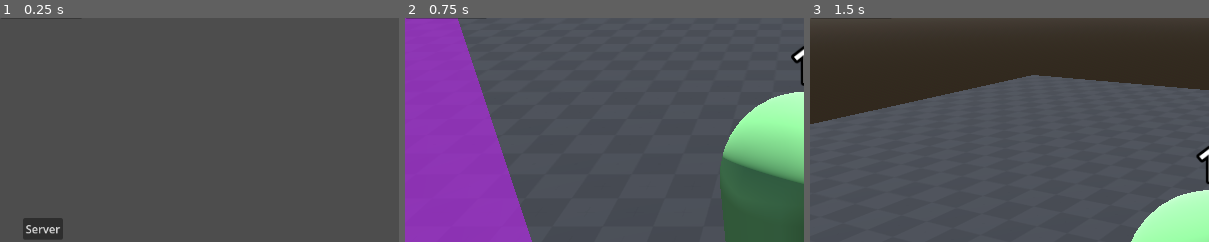
Above: before the commit, frames 1-3 (left to right).
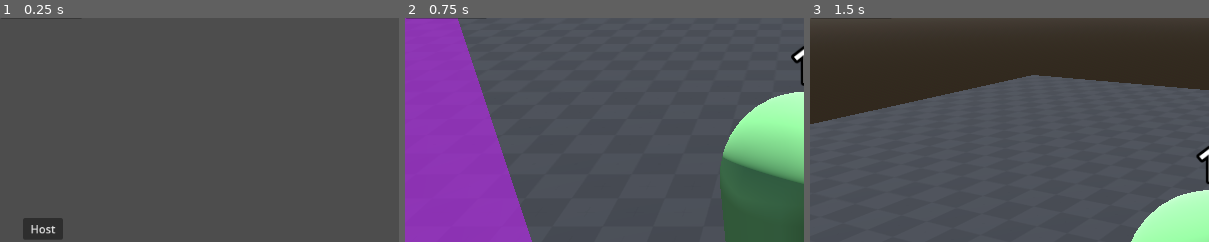
Above: after the commit, the same moments.

Repository: Enarior/alyzera
Game: Godot game, scene res://src/core/main_game/main_game.tscn
The game is run twice, just before and just after one commit, with the same random seed, the same clock (stepped at 60 frames per second) and the same inputs.
Inputs (mouse positions are % of the whole screen's width and height, from its top left):
- Up to frame 1 (0.25 s): no input
- Up to frame 2 (0.75 s): click "Server" (after the commit: "Host") at 0.5 s
- Up to frame 3 (1.5 s): move the mouse to (55, 50) at 1.27 s; hold W (forward) from 1.28 s (still down); hold Shift (run) from 1.28 s (still down)
The pictures show only the part of the screen within x 0-50%, y 17-67%; the shares and areas given below are measured in that part.

The runs differ from the first frame. In frame 1, 0.2% of the frame differs, in the area x 6-16%, y 92-97%; in frame 2, nothing differs; in frame 3, nothing differs.

Commit message:
multi refining ig

Diff:
--- a/src/core/autoload/global.gd
+++ b/src/core/autoload/global.gd
@@ -1,5 +1,14 @@
 extends Node
 
-signal change_level
+#signal change_level
 
-signal init_player
+#signal init_player
+
+var instance_type
+
+func print_with_id(message: String):
+	if OS.has_feature("server"):
+		instance_type = "server"
+	else:
+		instance_type = "client"
+	print(instance_type + " : "  + message)
--- a/src/core/main_game/main_game.gd
+++ b/src/core/main_game/main_game.gd
@@ -28,12 +28,12 @@
 
 	#_init_player()
 
-	_load_level(LEVEL_00_UID, false)
+	#_load_level(LEVEL_00_UID, false)
 
-	Global.change_level.connect(_load_level)
+	#Global.change_level.connect(_load_level)
 	$MultiplayerSpawner.player_spawned.connect(_init_player)
 
-func _input(event:InputEvent):
+func _input(_event:InputEvent):
 	if Input.is_action_just_pressed("pause"):
 		if not _paused:
 			pause_root.show()
@@ -43,7 +43,6 @@
 			pause_root.hide()
 			_paused = false
 			Input.call_deferred("set_mouse_mode",Input.MOUSE_MODE_CAPTURED)
-
 
 
 ## Called for loading a level scene.
@@ -93,6 +92,7 @@
 func _init_player(spawned_player: Node3D) -> void:
 	player = spawned_player
 	call_deferred("_place_player_at_level_spawn")
+
 	%TurnManager.add_unit(player) # TEMP
 
 	%CombatManager.combat_start.connect(player._on_combat_start)
@@ -115,37 +115,8 @@
 
 func _spawn_npcs():
 	var spawns = _current_level.get_npc_spawns()
-
 	for spawn in spawns:
-		spawn_npc(spawn)
-
-
-func spawn_npc(spawn: Marker3D):
-	var npc_scene_uid = spawn.npc_scene_uid
-	var npc_scene : PackedScene = ResourceLoader.load(npc_scene_uid) as PackedScene
-
-	if npc_scene == null:
-		push_error("Could not load npc scene: " + npc_scene_uid)
-		return
-
-	var npc = null
-	var state = npc_scene.get_state()
-	var node_groups = state.get_node_groups(0)
-
-
-	if "mob_npc" in node_groups:
-		npc = npc_scene.instantiate() as MobNpc
-		npc.vision_entered.connect(%CombatManager.start_combat)
-		%TurnManager.add_unit(npc) # TEMP
-	elif "passive_npc" in node_groups:
-		npc = npc_scene.instantiate() as PassiveNpc
-
-	if npc == null:
-		push_error("Loaded npc scene does not extend NPc or DNE: " + npc_scene_uid)
-		return
-
-	entity_root.add_child(npc)
-	npc.global_position = spawn.global_position
+		$MultiplayerSpawner.spawn_npc(spawn)
 
 
 ## Attaches player to the current camera as the target
@@ -168,3 +139,7 @@
 
 func _on_server_button_pressed() -> void:
 	pass # Replace with function body.
+
+
+func _on_multiplayer_buttons_joined() -> void:
+	_load_level(LEVEL_00_UID, false)
--- a/src/core/main_game/main_game.tscn
+++ b/src/core/main_game/main_game.tscn
@@ -119,6 +119,8 @@
 mouse_filter = 2
 
 [node name="MultiplayerSpawner" type="MultiplayerSpawner" parent="." unique_id=1148424580]
-_spawnable_scenes = PackedStringArray("uid://ccmaxn3cpfig0")
+_spawnable_scenes = PackedStringArray("uid://ccmaxn3cpfig0", "uid://biphp16q8pund")
 spawn_path = NodePath("../World/EntityRoot")
 script = ExtResource("3_6n4xl")
+
+[connection signal="joined" from="HUDLayer/HUDRoot/MultiplayerButtons" to="." method="_on_multiplayer_buttons_joined"]
--- a/src/core/multiplayer/multiplayer_spawner.gd
+++ b/src/core/multiplayer/multiplayer_spawner.gd
@@ -3,6 +3,9 @@
 var PLAYER_SCENE_UID: String = "uid://ccmaxn3cpfig0"
 
 signal player_spawned
+
+@onready var entity_root: Node3D = $"../World/EntityRoot"
+
 
 func _ready() -> void:
 	multiplayer.peer_connected.connect(spawn_player)
@@ -27,3 +30,35 @@
 
 	get_node(spawn_path).call_deferred("add_child", player)
 	player_spawned.emit(player)
+
+
+func spawn_npc(spawn: Marker3D):
+	if !multiplayer.is_server(): return
+
+	var npc_scene_uid = spawn.npc_scene_uid
+	var npc_scene : PackedScene = ResourceLoader.load(npc_scene_uid) as PackedScene
+
+	if npc_scene == null:
+		push_error("Could not load npc scene: " + npc_scene_uid)
+		return
+
+	var npc = null
+	var state = npc_scene.get_state()
+	var node_groups = state.get_node_groups(0)
+
+
+	if "mob_npc" in node_groups:
+		npc = npc_scene.instantiate() as MobNpc
+		npc.vision_entered.connect(%CombatManager.start_combat)
+
+		%TurnManager.add_unit(npc) # TEMP
+
+	elif "passive_npc" in node_groups:
+		npc = npc_scene.instantiate() as PassiveNpc
+
+	if npc == null:
+		push_error("Loaded npc scene does not extend NPc or DNE: " + npc_scene_uid)
+		return
+
+	entity_root.add_child(npc)
+	npc.global_position = spawn.global_position
--- a/src/core/systems/combat_manager/combat_manager.gd
+++ b/src/core/systems/combat_manager/combat_manager.gd
@@ -10,16 +10,24 @@
 func start_combat():
 	if in_combat: return
 	in_combat = true
-	combat_start.emit()
 	%TurnManager.initialize()
 	Input.mouse_mode = Input.MOUSE_MODE_VISIBLE
 
 	players = get_tree().get_nodes_in_group("player")
 	mobs = get_tree().get_nodes_in_group("mob_npc")
+
+	_emit_combat_start.rpc()
+
 #
 #func _play_turn():
 	#var players = get_tree().get_nodes_in_group("player")
 	#var mobs = get_tree().get_nodes_in_group("mob_npc")
+
+@rpc("authority", "call_local", "reliable")
+func _emit_combat_start():
+	#Global.("combat started rpc called")
+	combat_start.emit()
+
 
 
 func _end_combat():
@@ -32,4 +40,4 @@
 	%TurnManager.play_turn()
 
 func attack(target):
-	print(%TurnManager.active_character, " attacks ", target)
+	Global.print_with_id(%TurnManager.active_character + " attacks " + target)
--- a/src/core/systems/turn_manager/turn_manager.gd
+++ b/src/core/systems/turn_manager/turn_manager.gd
@@ -7,17 +7,18 @@
 @onready var combat_hud = $"../../HUDLayer/HUDRoot/CombatHUD"
 
 func initialize():
-	print("initialize turn order")
+	if not multiplayer.is_server() : return
+	Global.print_with_id("initialize turn order")
 
 	units.sort_custom(sort_units)
 
 	if units.size()>0:
 		active_character = units[0]
-		print(units.size(), " units")
+		Global.print_with_id(str(units.size()) + " units")
 	else:
 		push_error("Can not initialize TurnManager : queue empty")
 
-	print("units : ", units)
+	Global.print_with_id("units : " + str(units))
 	play_turn()
 
 
@@ -27,8 +28,10 @@
 
 
 func play_turn():
+	if not multiplayer.is_server() : return
+
 	turn_playing = true
-	print(active_character.name + " turn at index ", units.find(active_character), "...")
+	Global.print_with_id(active_character.name + " turn at index " + str(units.find(active_character)) + "...")
 
 	combat_hud.set_current_character(active_character)
 	if multiplayer.is_server() and active_character is Player:
@@ -44,7 +47,10 @@
 	turn_playing = false
 
 
+#@rpc("any_peer", "call_local", "reliable")
 func add_unit(unit: CharacterBody3D):
+	if not multiplayer.is_server(): return
+	Global.print_with_id("add unit : " + str(unit))
 	if unit != null:
 		units.append(unit)
 	else :
--- a/src/debug/debug_overlay.gd
+++ b/src/debug/debug_overlay.gd
@@ -11,7 +11,7 @@
 	_add_version()
 	_add_instance_type()
 
-func _process(delta: float) -> void:
+func _process(_delta: float) -> void:
 	fps_label.set_text("FPS: " + str(Engine.get_frames_per_second()))
 
 func _add_version() -> void:
@@ -25,6 +25,6 @@
 		instance_type_label.text = "Client"
 
 
-func _input(event: InputEvent) -> void:
+func _input(_event: InputEvent) -> void:
 	if Input.is_action_pressed("debug_play_turn") and not %TurnManager.turn_playing:
 		%TurnManager.play_turn()
--- a/src/gameplay/npcs/mobs/golem/golem.gd
+++ b/src/gameplay/npcs/mobs/golem/golem.gd
@@ -2,6 +2,10 @@
 class_name Golem
 
 signal vision_entered
+
+# Combat
+@export_group("Combat")
+@export var health: int = 25
 
 const SPEED = 3.0
 const JUMP_VELOCITY = 4.5
@@ -9,7 +13,7 @@
 var target : Node3D
 
 
-func _physics_process(delta: float) -> void:
+func _physics_process(_delta: float) -> void:
 	if target:
 		velocity = position.direction_to(target.position)
 	else:
--- a/src/gameplay/npcs/mobs/golem/golem.tscn
+++ b/src/gameplay/npcs/mobs/golem/golem.tscn
@@ -20,6 +20,14 @@
 
 [sub_resource type="CylinderShape3D" id="CylinderShape3D_b1ri8"]
 radius = 3.0
+
+[sub_resource type="SceneReplicationConfig" id="SceneReplicationConfig_qlv11"]
+properties/0/path = NodePath(".:position")
+properties/0/spawn = true
+properties/0/replication_mode = 1
+properties/1/path = NodePath(".:health")
+properties/1/spawn = true
+properties/1/replication_mode = 1
 
 [node name="Golem" type="CharacterBody3D" unique_id=940082656 groups=["has_turn", "mob_npc"]]
 script = ExtResource("1_oeobu")
@@ -50,5 +58,8 @@
 [node name="CollisionShape3D" type="CollisionShape3D" parent="VisionZone" unique_id=882108784]
 shape = SubResource("CylinderShape3D_b1ri8")
 
+[node name="MultiplayerSynchronizer" type="MultiplayerSynchronizer" parent="." unique_id=1678727241]
+replication_config = SubResource("SceneReplicationConfig_qlv11")
+
 [connection signal="body_entered" from="VisionZone" to="." method="_on_vision_zone_body_entered"]
 [connection signal="body_exited" from="VisionZone" to="." method="_on_vision_zone_body_exited"]
--- a/src/gameplay/player/player.gd
+++ b/src/gameplay/player/player.gd
@@ -17,6 +17,7 @@
 @export_group("Combat")
 @export var initiative: int = 10
 @export var attack_range: int = 10
+@export var health: int = 100
 var playing = false
 
 signal end_turn
@@ -32,7 +33,6 @@
 	Input.call_deferred("set_mouse_mode",Input.MOUSE_MODE_CAPTURED)
 
 	if is_multiplayer_authority():
-		print(get_multiplayer_authority(), " is auth of ", name)
 		%PlayerCamera.current = true
 	else:
 		set_process(false)
@@ -97,7 +97,7 @@
 
 func _on_combat_start():
 	_in_combat = true
-	print("combat start for player ", name, " on system with auth ", get_multiplayer_authority())
+	Global.print_with_id("combat start for player " + name)
 
 func _on_combat_end():
 	_in_combat = false
--- a/src/gameplay/player/player.tscn
+++ b/src/gameplay/player/player.tscn
@@ -2,7 +2,10 @@
 
 [ext_resource type="Script" uid="uid://dv2dy7f23so2e" path="res://src/gameplay/player/player.gd" id="1_kh5p4"]
 
+[sub_resource type="StandardMaterial3D" id="StandardMaterial3D_qlv11"]
+
 [sub_resource type="CapsuleMesh" id="CapsuleMesh_v2nw7"]
+material = SubResource("StandardMaterial3D_qlv11")
 
 [sub_resource type="StandardMaterial3D" id="StandardMaterial3D_v2nw7"]
 albedo_color = Color(0.58853716, 0.7666255, 1.1551381e-06, 1)
@@ -13,6 +16,9 @@
 properties/0/path = NodePath(".:position")
 properties/0/spawn = true
 properties/0/replication_mode = 1
+properties/1/path = NodePath(".:health")
+properties/1/spawn = true
+properties/1/replication_mode = 1
 
 [node name="CharacterBody3D" type="CharacterBody3D" unique_id=1168319896 groups=["player"]]
 script = ExtResource("1_kh5p4")
--- a/src/gameplay/ui/multiplayer_buttons.gd
+++ b/src/gameplay/ui/multiplayer_buttons.gd
@@ -1,5 +1,6 @@
 extends Control
 
+signal joined
 
 # Called when the node enters the scene tree for the first time.
 func _ready() -> void:
@@ -7,11 +8,13 @@
 
 
 # Called every frame. 'delta' is the elapsed time since the previous frame.
-func _process(delta: float) -> void:
+func _process(_delta: float) -> void:
 	pass
 
 
 func _on_client_button_pressed() -> void:
+	joined.emit()
+
 	HighLevelNetworkHandler.start_client()
 
 	hide()
@@ -19,6 +22,7 @@
 
 
 func _on_server_button_pressed() -> void:
+	joined.emit()
 	HighLevelNetworkHandler.start_server()
 
 	hide()
--- a/src/gameplay/ui/multiplayer_buttons.tscn
+++ b/src/gameplay/ui/multiplayer_buttons.tscn
@@ -26,7 +26,7 @@
 offset_bottom = 15.5
 grow_horizontal = 2
 grow_vertical = 2
-text = "Server"
+text = "Host"
 
 [node name="ClientButton" type="Button" parent="." unique_id=2120773305]
 layout_mode = 1
Not shown, added: export_presets.cfg
